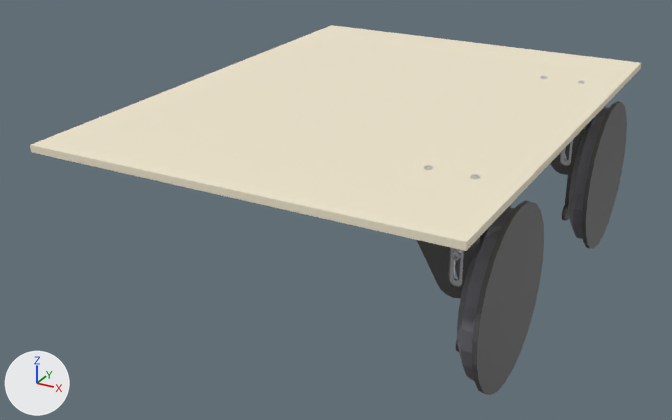
The glTF model public/productos/escritorio/3d/escritorio.glb, before and after one commit.
The view is the same before and after, from a camera (50 mm lens) standing at (0.296, -0.602, 0.269) and looking at (-0.023, -0.023, -0.021). The lights are fixed; the arrows at lower left show +X, +Y and +Z. The older version comes first.

The first picture shows 'Chris_Shirt', 'M_0137_Black', 'Metal_Corrugated_Shiny', 'Wood_Floor_Light'.
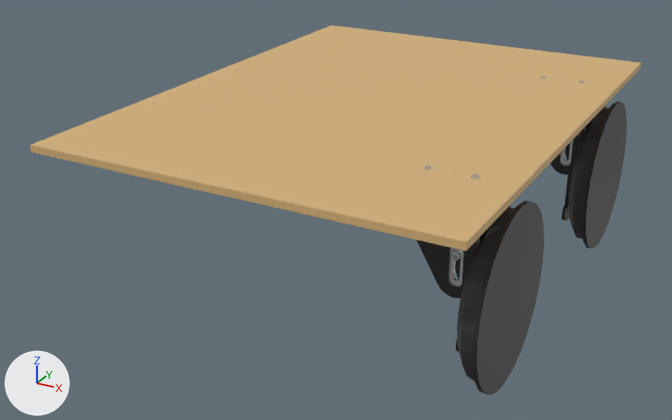
Edits to the bpy script that builds the scene:
```text
Change mat_material_0:
    mat_material_0.base_color: (0.886, 0.808, 0.627) -> (0.667, 0.443, 0.192)  # pale yellow #f2e8cf -> beige #d5b279
```

Changed parts and their boxes [x1, y1, x2, y2] in the pictures (672 x 420 px):
'Wood_Floor_Light', recoloured (pale yellow to beige): [30, 25, 641, 251] in both
